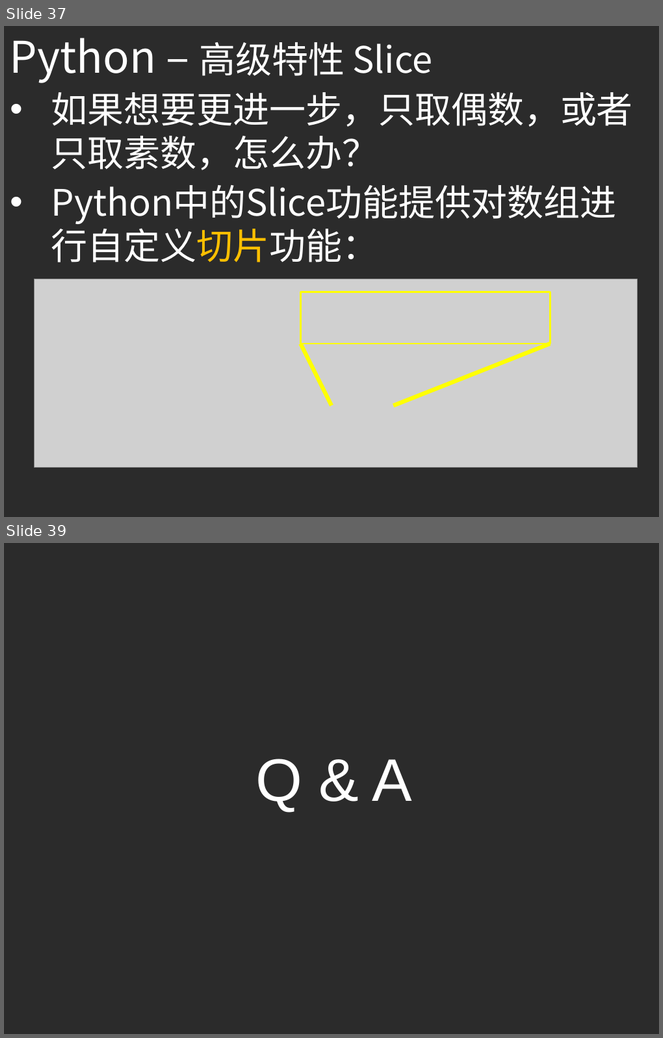
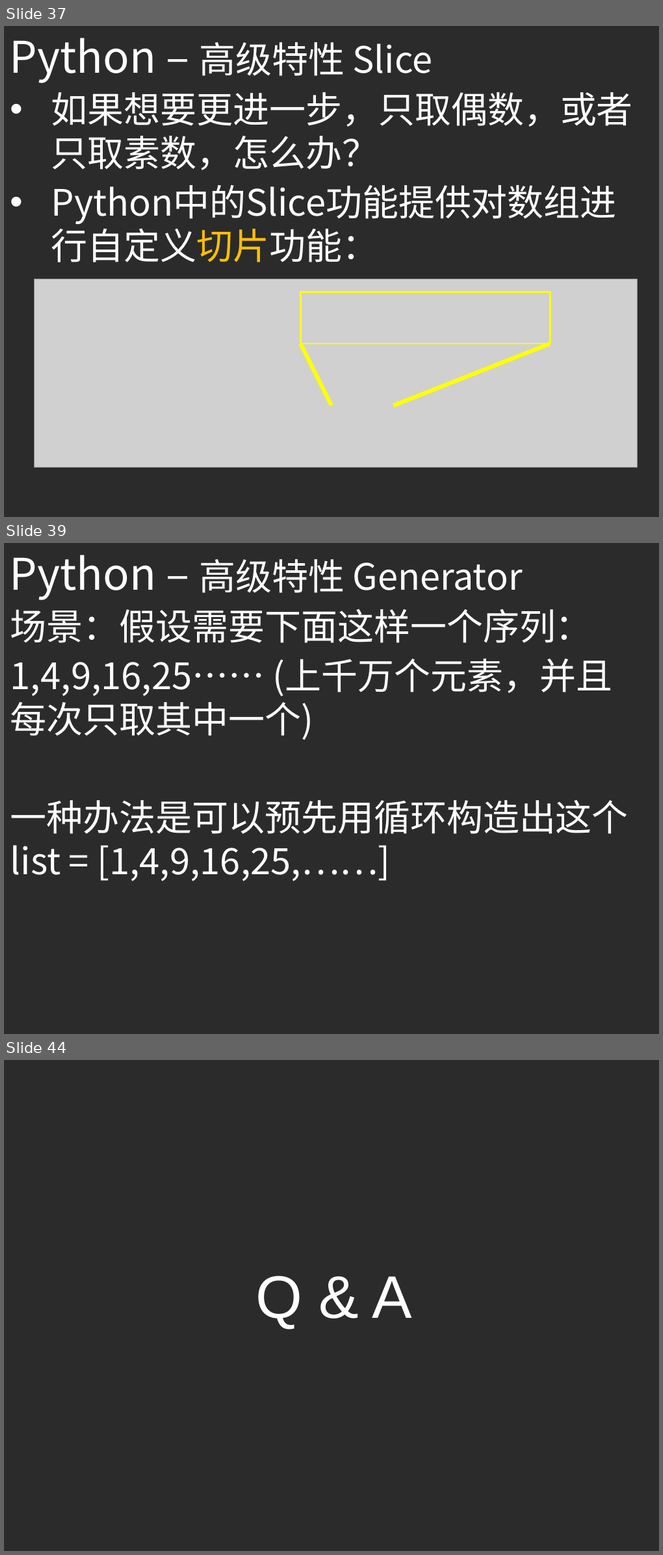
Before and after one commit to ouriris/ml-course, a slide deck: chapter.1/ppt/ML_CH1_Python_Basic.pptx. Shown one above the other, each under a label of ours: slides 37 and 39 before the commit, slides 37, 39 and 44 after it; the slides between them are not shown. The pictures are 663x1038 and 663x1555 pixels, drawn with LibreOffice and Linux fonts; fonts in the diff are those of the drawing; grey boxes stand for pictures; background and template pictures are left out; a plain dark background stands for a picture behind light text. Boxes give left, top, right and bottom in pixels: in the first picture for what was removed or moved away, otherwise in the second. Text is boxed around its words. In the diff, an @@ line names an element or a change of style, - is before the commit and + after.

```diff
--- a/chapter.1/ppt/ML_CH1_Python_Basic.pptx
+++ b/chapter.1/ppt/ML_CH1_Python_Basic.pptx
@@ slide 39 added at (4, 543, 659, 1034), background picture (left out) @@
@@ text added at (10, 555, 523, 600), 40 pt, text #FFFFFF @@
+Python – 高级特性 Generator
@@ text added at (10, 609, 629, 882), 40 pt, text #FFFFFF @@
+场景：假设需要下面这样一个序列：
+1,4,9,16,25…… (上千万个元素，并且每次只取其中一个)
+一种办法是可以预先用循环构造出这个list = [1,4,9,16,25,……]
@@ what was slide 39 is now slide 44 @@
```
Also in this commit, not shown: 1 slide changed, 4 other slides added.
